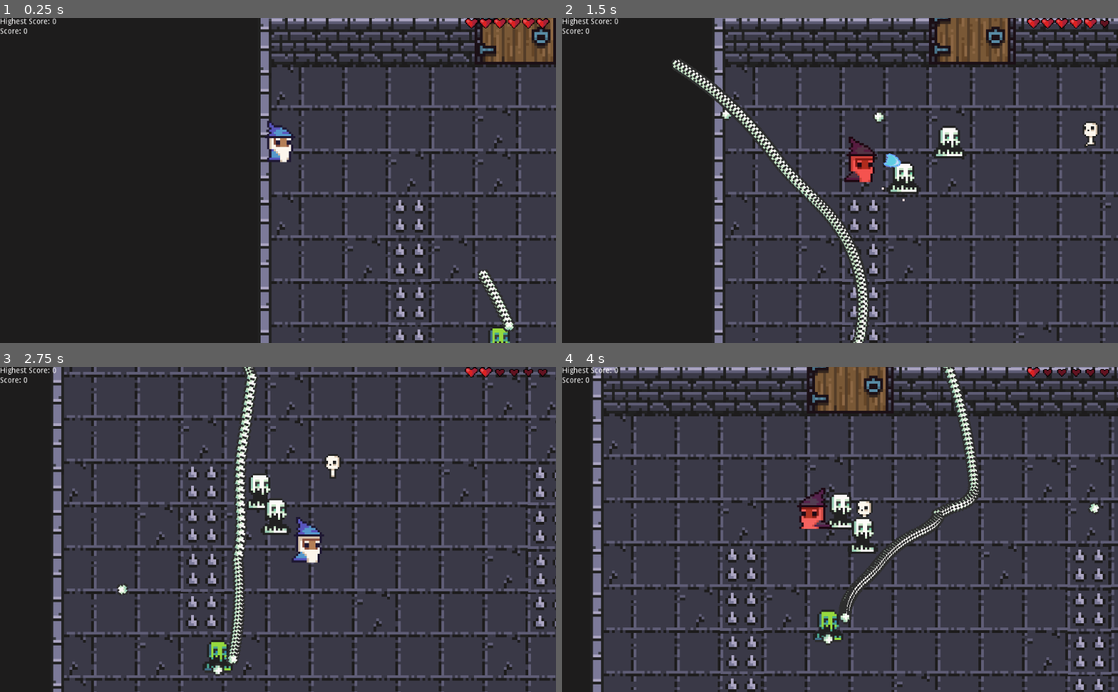
Above: before the commit, frames 1-4 (two rows, left to right).
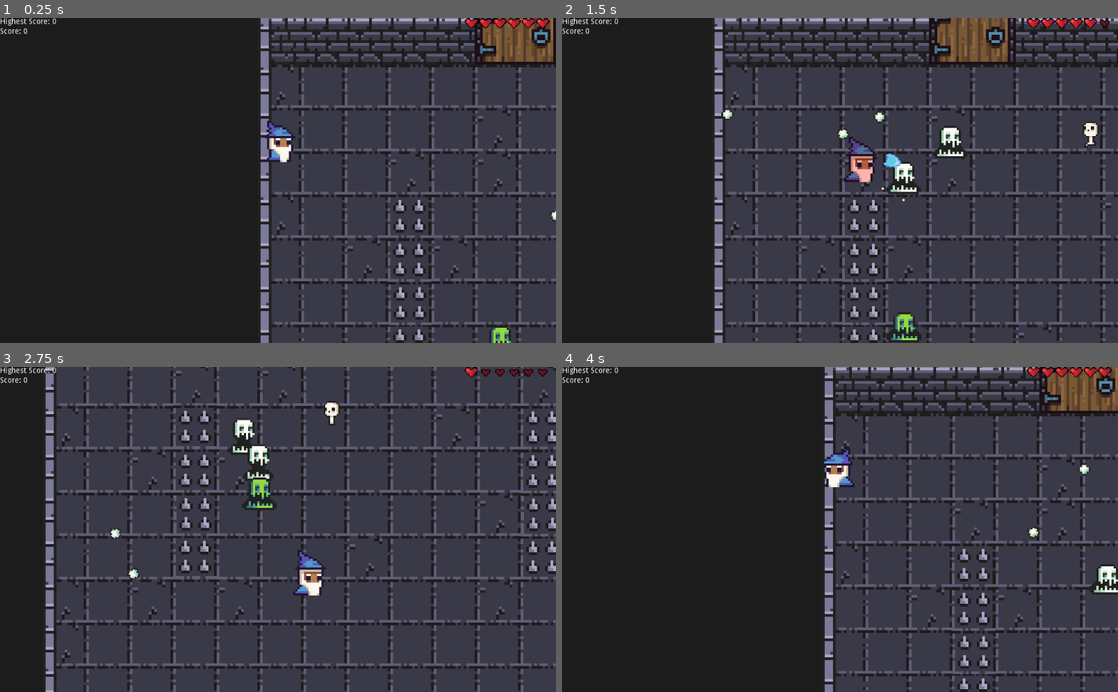
Above: after the commit, the same moments.

Repository: damejan/programowanie-gier
Game: Godot game, scene res://Scenes/Levels/Lv2.tscn
Two runs of this game, one before a commit and one after it. Both use one fixed random seed, a clock stepped at 60 frames per second and the inputs below. This scene is started directly instead of the project's main scene.
Inputs (mouse positions are in pixels of both pictures, inside the frame that each line leads up to):
- Up to frame 1 (0.25 s): no input
- Up to frame 2 (1.5 s): move the mouse to (962, 164) at 0.52 s; press the mouse at (962, 164) at 0.53 s; hold D (player_right) 0.53-1.28 s; move the mouse to (728, 196) at 1.27 s; release the mouse at (728, 196) at 1.28 s; hold S (player_down) from 1.28 s (still down); tap N (test1) at 1.35 s
- Up to frame 3 (2.75 s): move the mouse to (333, 458) at 2.02 s; release S (player_down) at 2.03 s; hold D (player_right) from 2.03 s (still down); hold M (test2) from 2.03 s (still down)
- Up to frame 4 (4 s): move the mouse to (812, 594) at 2.77 s; release D (player_right) at 2.78 s; release M (test2) at 2.78 s; hold W (player_up) 2.78-3.53 s; click (812, 594) at 2.85 s; move the mouse to (1006, 578) at 3.52 s; hold A (player_left) from 3.53 s (still down); hold N (test1) from 3.53 s (still down)

The runs differ from the first frame. In frame 1, 0.5% of the frame differs, in the area x 85-100%, y 59-100%; in frame 2, 3.0%; in frame 3, 36%; in frame 4, 55%, in the area x 5-100%, y 0-100%.

Commit message:
fix slime bug

Diff:
--- a/src/Objects/Slime_2.tscn
+++ b/src/Objects/Slime_2.tscn
@@ -43,6 +43,7 @@
 [node name="AnimatedSprite" type="AnimatedSprite" parent="."]
 position = Vector2( 0, -6.61752 )
 frames = SubResource( 1 )
+frame = 2
 playing = true
 
 [node name="CollisionShape2D" type="CollisionShape2D" parent="."]
@@ -74,7 +75,6 @@
 
 [node name="Can_shoot" type="Timer" parent="."]
 pause_mode = 1
-wait_time = 0.001
 [connection signal="area_entered" from="HitBox" to="." method="_on_HitBox_area_entered"]
 [connection signal="body_entered" from="HitBox" to="." method="_on_HitBox_body_entered"]
 [connection signal="body_exited" from="HitBox" to="." method="_on_HitBox_body_exited"]
--- a/src/Scenes/Levels/Lv2.tscn
+++ b/src/Scenes/Levels/Lv2.tscn
@@ -524,14 +524,14 @@
 
 [node name="Slime" parent="Area1/Enemies" index="1" instance=ExtResource( 9 )]
 position = Vector2( 591.808, 222.469 )
+can_shot_to_player = true
 
 [node name="Slime2" parent="Area1/Enemies" index="2" instance=ExtResource( 9 )]
-position = Vector2( 712, 18 )
+position = Vector2( 713.186, 18 )
 can_shot_to_player = true
 
 [node name="Slime3" parent="Area1/Enemies" index="3" instance=ExtResource( 10 )]
-position = Vector2( 431.808, 357.976 )
-can_shot_to_player = true
+position = Vector2( 431.808, 342.143 )
 
 [node name="Area2" parent="." instance=ExtResource( 4 )]
 
